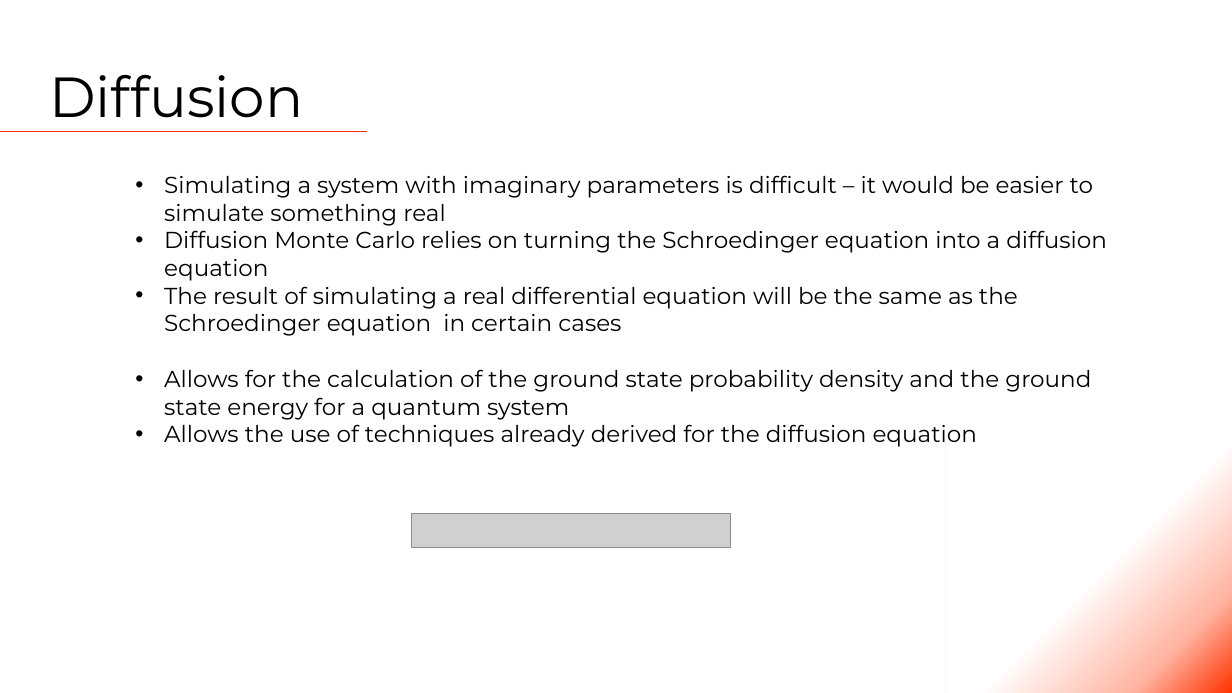
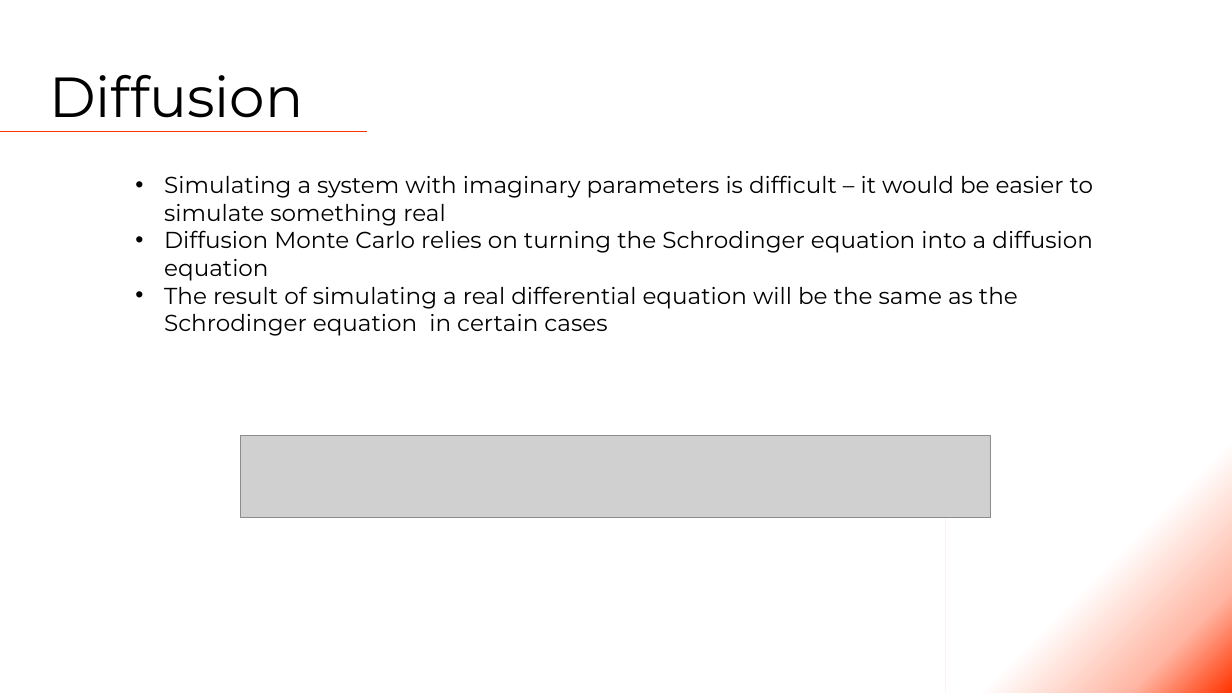
Before and after one commit to Tsintsuntsini/PHYS_581, a slide deck: slide 4 of Presentation1/Quantum Monte Carlo.pptm. Drawn at 1232x693 pixels with LibreOffice and Linux fonts; fonts in the diff are those of the drawing; grey boxes stand for pictures. Boxes give left, top, right and bottom in pixels: in the first picture for what was removed or moved away, otherwise in the second. Text is boxed around its words. In the diff, an @@ line names an element or a change of style, - is before the commit and + after.

```diff
--- a/Presentation1/Quantum Monte Carlo.pptm
+++ b/Presentation1/Quantum Monte Carlo.pptm
@@ text at <box>164,230,1093,336</box>: text changed @@
-• Diffusion Monte Carlo relies on turning the Schroedinger equation into a diffusion equation
-• The result of simulating a real differential equation will be the same as the Schroedinger equation in certain cases
-• Allows for the calculation of the ground state probability density and the ground state energy for a quantum system
-• Allows the use of techniques already derived for the diffusion equation
+• Diffusion Monte Carlo relies on turning the Schrodinger equation into a diffusion equation
+• The result of simulating a real differential equation will be the same as the Schrodinger equation in certain cases
@@ picture: place and size @@
-picture at <box>411,513,730,548</box>
+picture at <box>241,436,992,518</box>
```
Also in this commit, not shown: 3 other slides changed, 13 other files.
